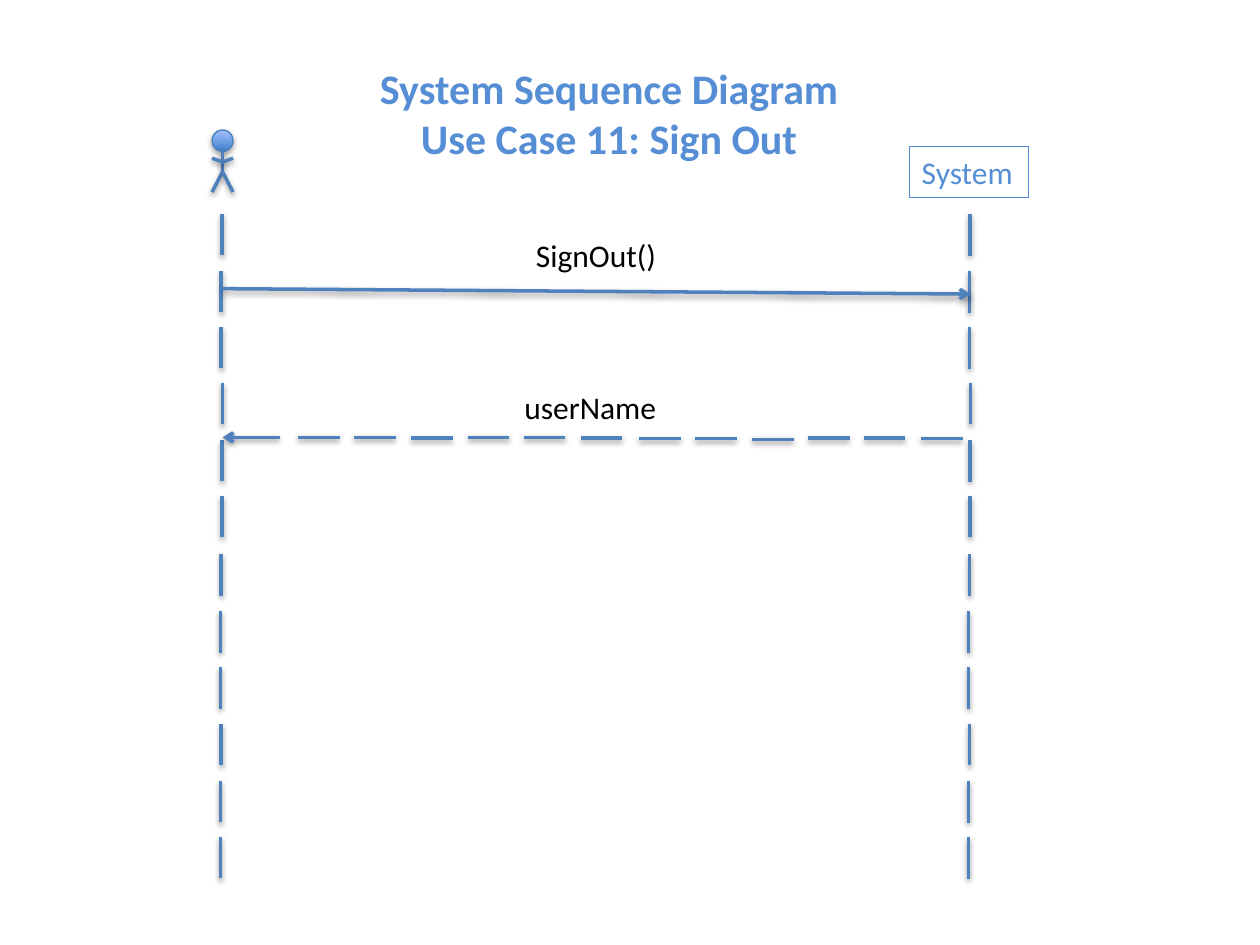
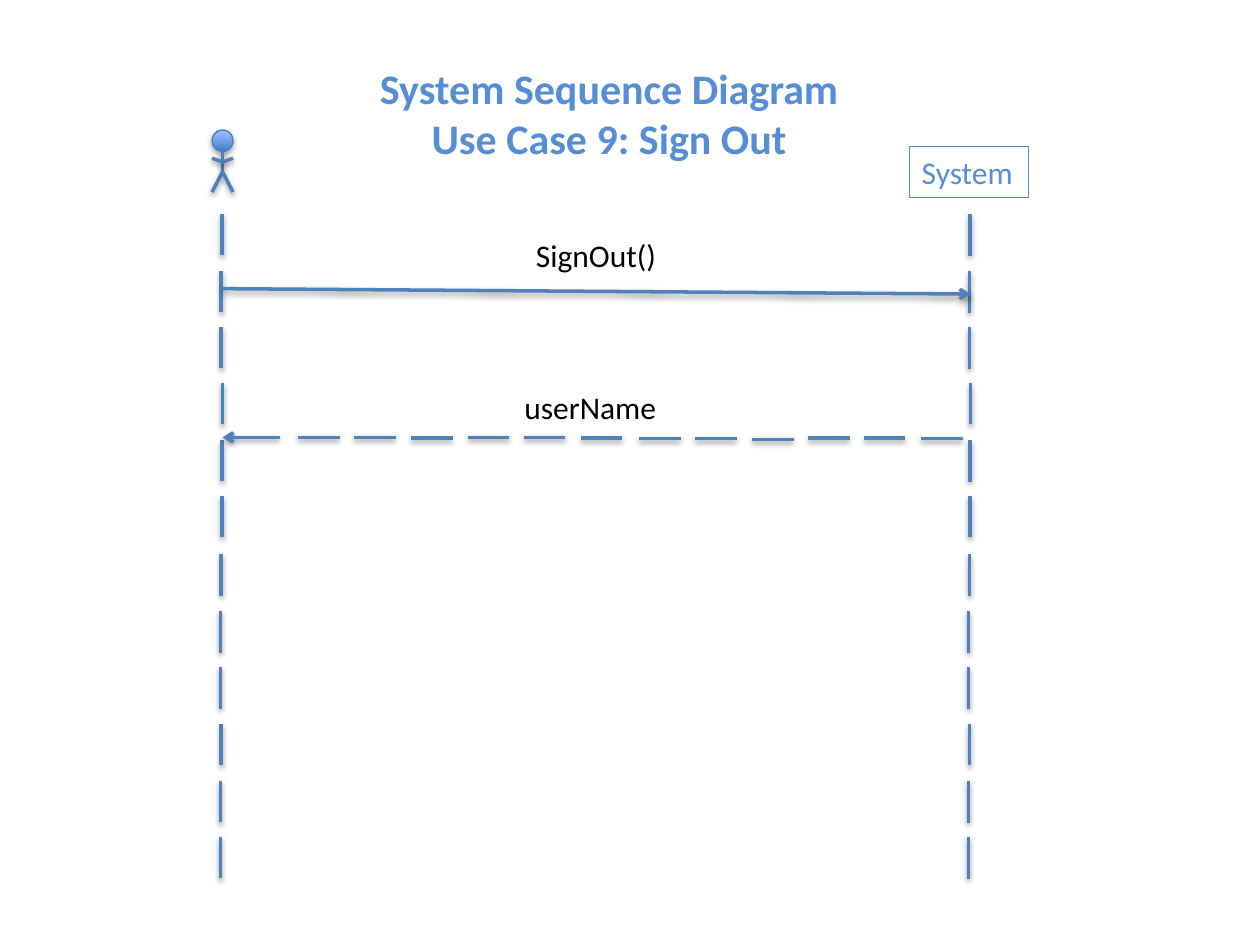
Before and after one commit to niemilkm/csc440-KevinNiemiller, a slide deck: slide 11 of deliverables/iteration3/other/DomainModel_SSD_ClassDiagrams.pptx (slide 10 before the commit). Drawn at 1260x945 pixels with LibreOffice and Linux fonts; fonts in the diff are those of the drawing. Boxes give left, top, right and bottom in pixels: in the first picture for what was removed or moved away, otherwise in the second. Text is boxed around its words. In the diff, an @@ line names an element or a change of style, - is before the commit and + after.

```diff
--- a/deliverables/iteration3/other/DomainModel_SSD_ClassDiagrams.pptx
+++ b/deliverables/iteration3/other/DomainModel_SSD_ClassDiagrams.pptx
@@ text at box(432, 124, 786, 161): text changed @@
-Use Case 11: Sign Out
+Use Case 9: Sign Out
```
Also in this commit, not shown: 5 other slides changed, 1 slide added, 2 other files.
